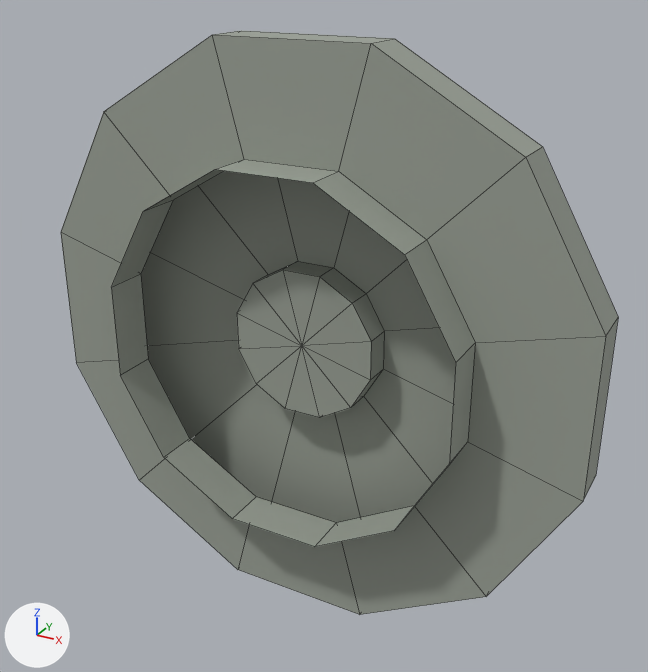
Renders of the OBJ model assets/models/equipment/tianhe_tr26v_reactor/LOD2/th_flange_fore.obj from each side of a commit.
One viewpoint serves both versions: a camera (50 mm lens) standing at (1.92, -1.51, 1.71) and looking at (0.11, 1.78, 0.07). Arrows for +X, +Y and +Z are at lower left; the lights stay in place. The first picture is the older version. Mesh edges are drawn as thin lines. Where no turn or scale is listed for an object, it has been applied to the vertices. Vertices at exactly the same position are counted once.

Objects in the first picture: 'th_flange_fore'.
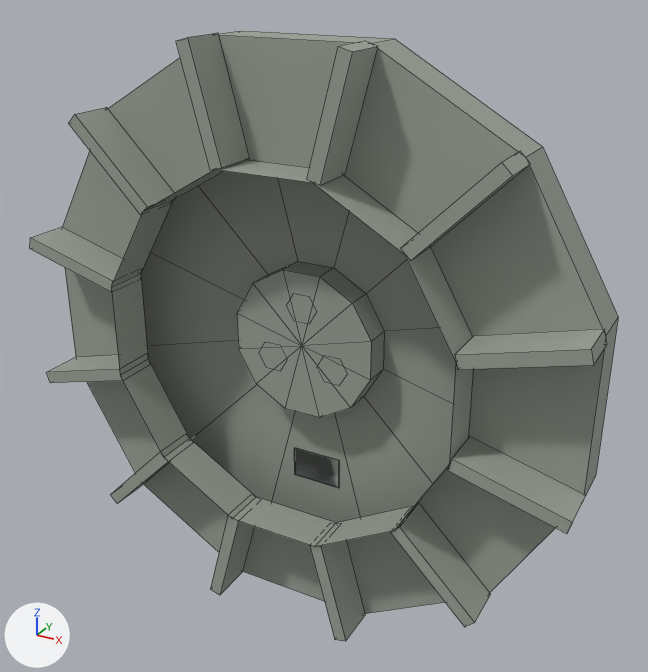
Diff of the bpy script that builds the scene:
```diff
--- a/assets/models/equipment/tianhe_tr26v_reactor/LOD2/th_flange_fore.obj.py
+++ b/assets/models/equipment/tianhe_tr26v_reactor/LOD2/th_flange_fore.obj.py
@@ mat_eq_copper @@
+mat_eq_copper = principled_material('eq_copper')
+mat_eq_copper.base_color = (0.66, 0.38, 0.2)  # beige #d4a67c
+mat_eq_copper.roughness = 0.7
@@ mat_eq_insulator @@
+mat_eq_insulator = principled_material('eq_insulator')
+mat_eq_insulator.base_color = (0.8, 0.78, 0.72)  # white #e7e5dd
+mat_eq_insulator.roughness = 0.859
@@ mat_eq_metal_graphite @@
+mat_eq_metal_graphite = principled_material('eq_metal_graphite')
+mat_eq_metal_graphite.base_color = (0.34, 0.36, 0.38)  # grey #9ea2a6
+mat_eq_metal_graphite.roughness = 0.755
@@ me_th_flange_fore @@
 # used by ob_th_flange_fore; location = (0.0, 0.0, 0.0)
-me_th_flange_fore.from_pydata(...)  # 73 vertices, 72 faces; spans x -1.36..1.36, y 1.47..1.9, z -1.36..1.36
+me_th_flange_fore.from_pydata(...)  # 255 vertices, 222 faces; spans x -1.37..1.37, y 1.47..1.9, z -1.37..1.37
+# me_th_flange_fore part 1: a new loose piece, a box spanning x -0.1285..0.1285, y 1.8992..1.9041, z -0.8135..-0.6545, in mat_eq_metal_graphite (grey #9ea2a6)
+# me_th_flange_fore part 2
+# 126 vertices are added at x -1.37..1.37, y 1.48..1.81, z -1.37..1.37
+# 48 new vertices lie (0.0, 0.21, 0.0) away from vertices in x -1.37..1.37, y 1.48, z -1.37..1.37
+# 36 new faces join them, mat_eq_copper (beige #d4a67c)
+# 36 new faces join them, mat_eq_insulator (white #e7e5dd)
+# 72 new faces join them, mat_eq_th_steel (grey #9ba297)
 me_th_flange_fore.materials.append(mat_eq_th_steel)
+me_th_flange_fore.materials.append(mat_eq_copper)  # beige #d4a67c
+me_th_flange_fore.materials.append(mat_eq_insulator)  # white #e7e5dd
+me_th_flange_fore.materials.append(mat_eq_metal_graphite)  # grey #9ea2a6
```

Changed parts and their boxes (x1, y1, x2, y2) in the pictures (648 x 672 px):
'th_flange_fore', reshaped: before (61, 31, 618, 615); after (30, 31, 618, 641)
part 1 of me_th_flange_fore, added: after (295, 449, 339, 488)
part 2 of me_th_flange_fore, added: after (30, 33, 607, 641)
